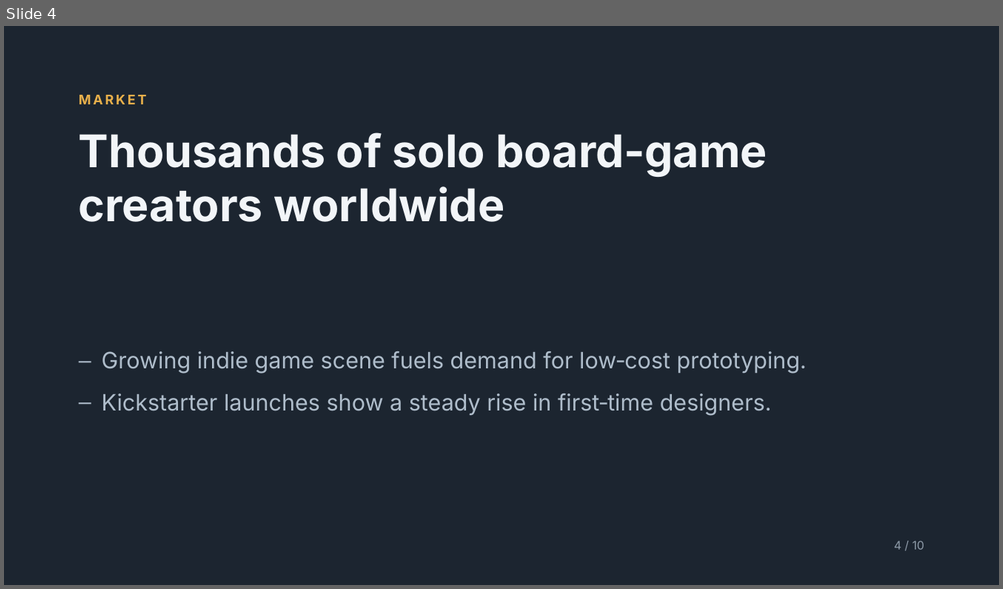
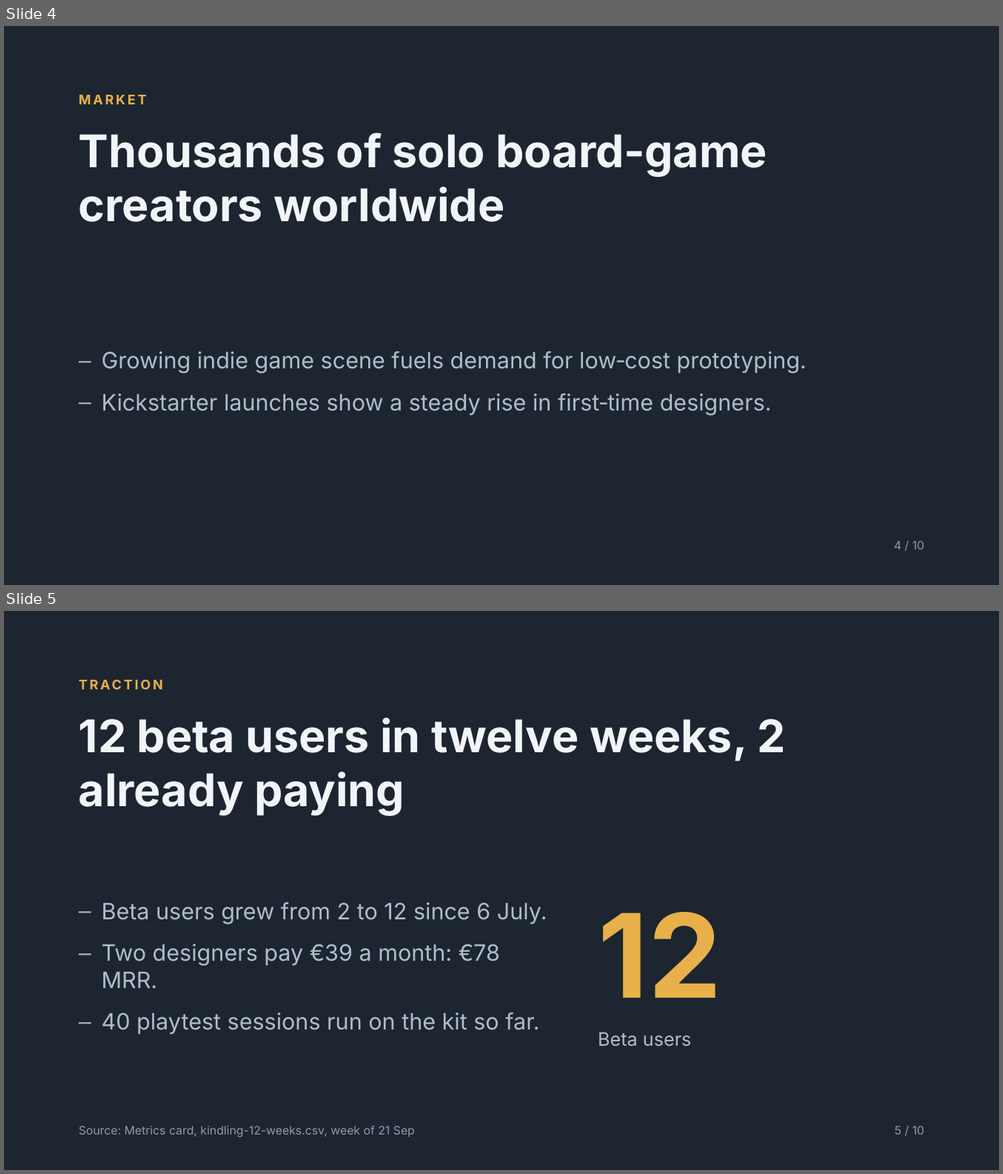
Before and after one commit to NullSecurity07/cubicle, a slide deck: app/showcase/files/decks/kindling-seed-pitch-deck-deck-v1.pptx. Shown one above the other, each under a label of ours: slide 4 before the commit, slides 4 and 5 after it. The pictures are 1003x589 and 1003x1174 pixels, drawn with LibreOffice and Linux fonts; fonts in the diff are those of the drawing. Boxes give left, top, right and bottom in pixels: in the first picture for what was removed or moved away, otherwise in the second. Text is boxed around its words. In the diff, an @@ line names an element or a change of style, - is before the commit and + after.

Commit message:
Give the Kindling showcase deck its own numbers and let the route choose each room's model: the traction slide now reads 12 beta users, 2 paying and €78 MRR off the wired Metrics card in the deck, its HTML, PDF and PowerPoint, and no room is pinned to Gemini any more

```diff
--- a/app/showcase/files/decks/kindling-seed-pitch-deck-deck-v1.pptx
+++ b/app/showcase/files/decks/kindling-seed-pitch-deck-deck-v1.pptx
@@ slide 5 added at [4, 611, 999, 1170], background #1C2530 @@
@@ text added at [79, 677, 924, 695], 12.8 pt, text #E8B04B, bold @@
+TRACTION
@@ text added at [79, 718, 785, 816], 43.5 pt, text #F2F5F8, bold @@
+12 beta users in twelve weeks, 2 already paying
@@ text added at [102, 903, 547, 1035], 21.8 pt, text #AFBDCB @@
+– Beta users grew from 2 to 12 since 6 July.
+– Two designers pay €39 a month: €78 MRR.
+– 40 playtest sessions run on the kit so far.
@@ text added at [597, 912, 721, 1047], 18 pt, text #AFBDCB @@
+12
+Beta users
@@ text added at [79, 1126, 415, 1138], 11.3 pt, text #AFBDCB at 78% opacity @@
+Source: Metrics card, kindling-12-weeks.csv, week of 21 Sep
@@ text added at [894, 1126, 924, 1135], 11.3 pt, text #AFBDCB at 78% opacity @@
+5 / 10
```
Also in this commit, not shown: 1 slide removed, 5 other files.
